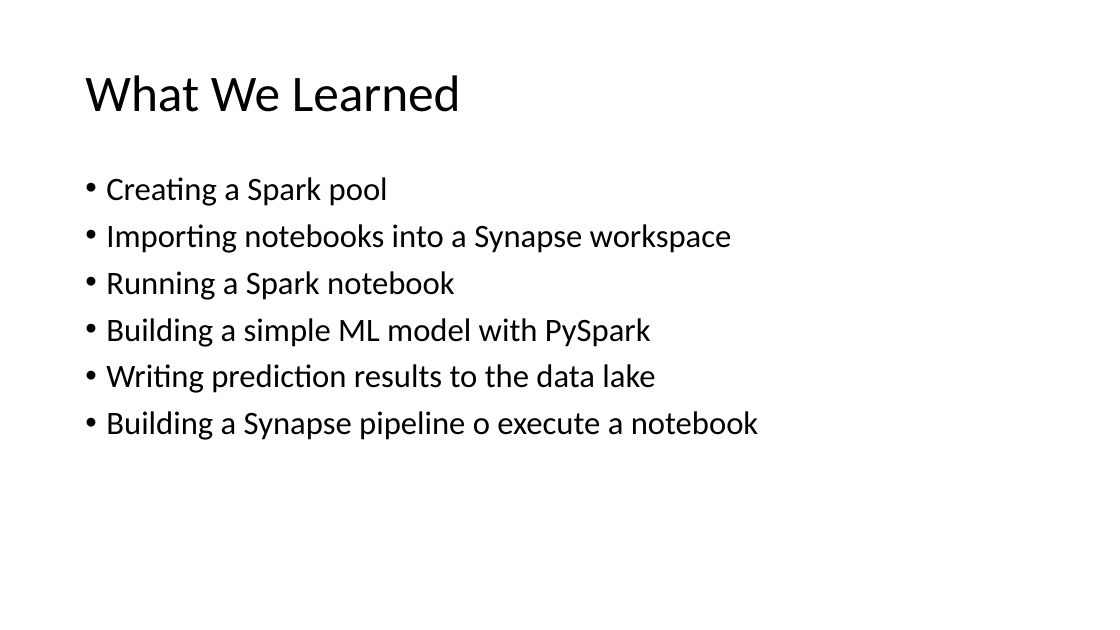
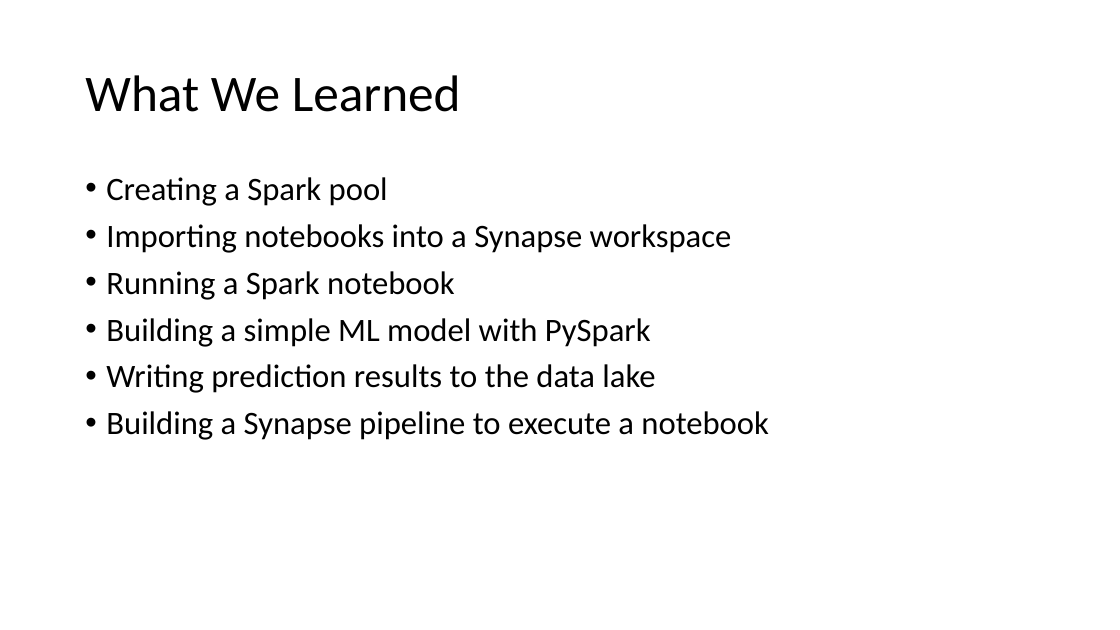
Before and after one commit to solliancenet/precon-synapse-power-bi, a slide deck: slide 75 of Slides/02 - Synapse Development.pptx. Drawn at 1120x630 pixels with LibreOffice and Linux fonts; fonts in the diff are those of the drawing. Boxes give left, top, right and bottom in pixels: in the first picture for what was removed or moved away, otherwise in the second. Text is boxed around its words. In the diff, an @@ line names an element or a change of style, - is before the commit and + after.

```diff
--- a/Slides/02 - Synapse Development.pptx
+++ b/Slides/02 - Synapse Development.pptx
@@ text at [106,411,768,440]: text changed @@
-• Building a Synapse pipeline o execute a notebook
+• Building a Synapse pipeline to execute a notebook
```
Also in this commit, not shown: 8 other slides changed, 1 other file.
